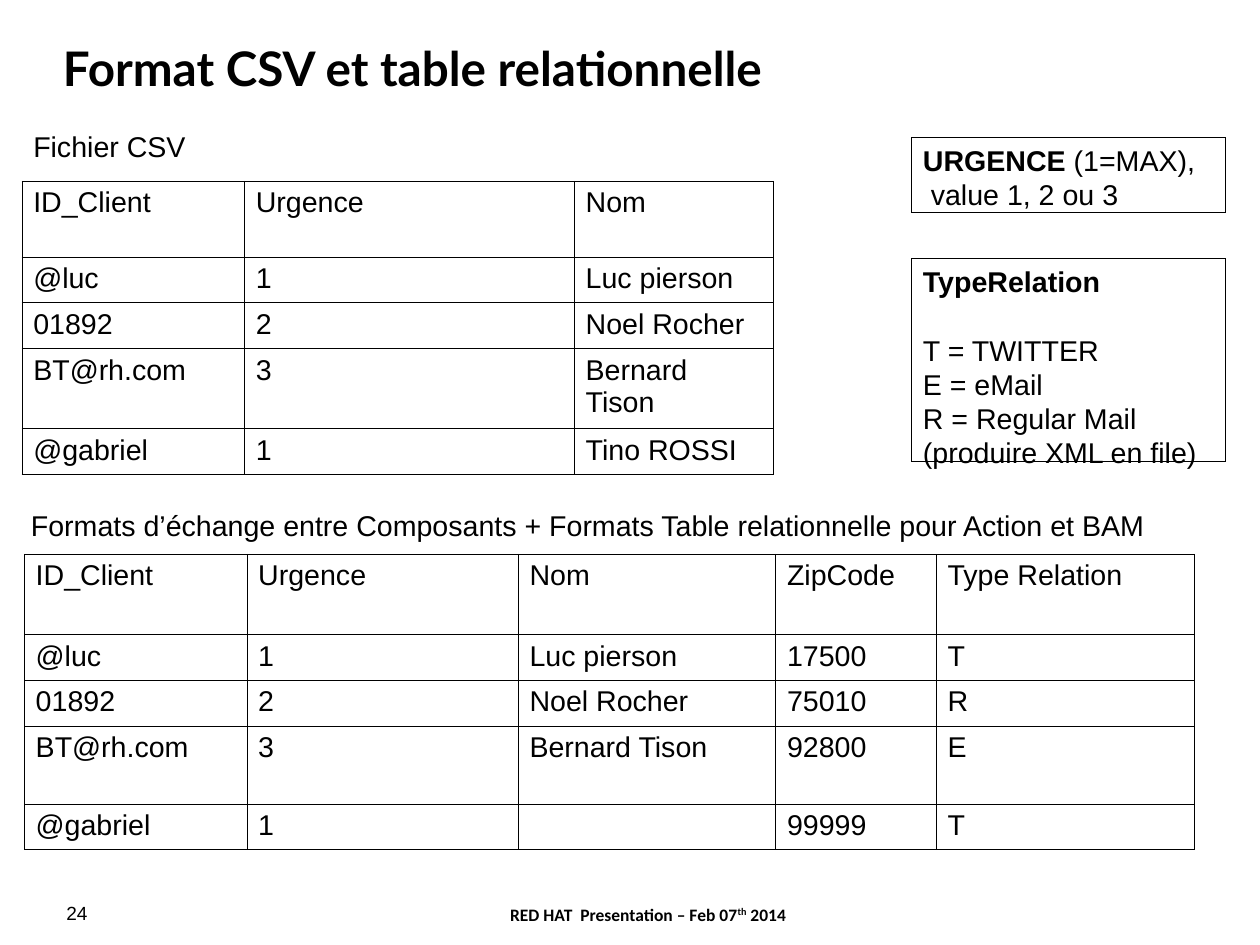
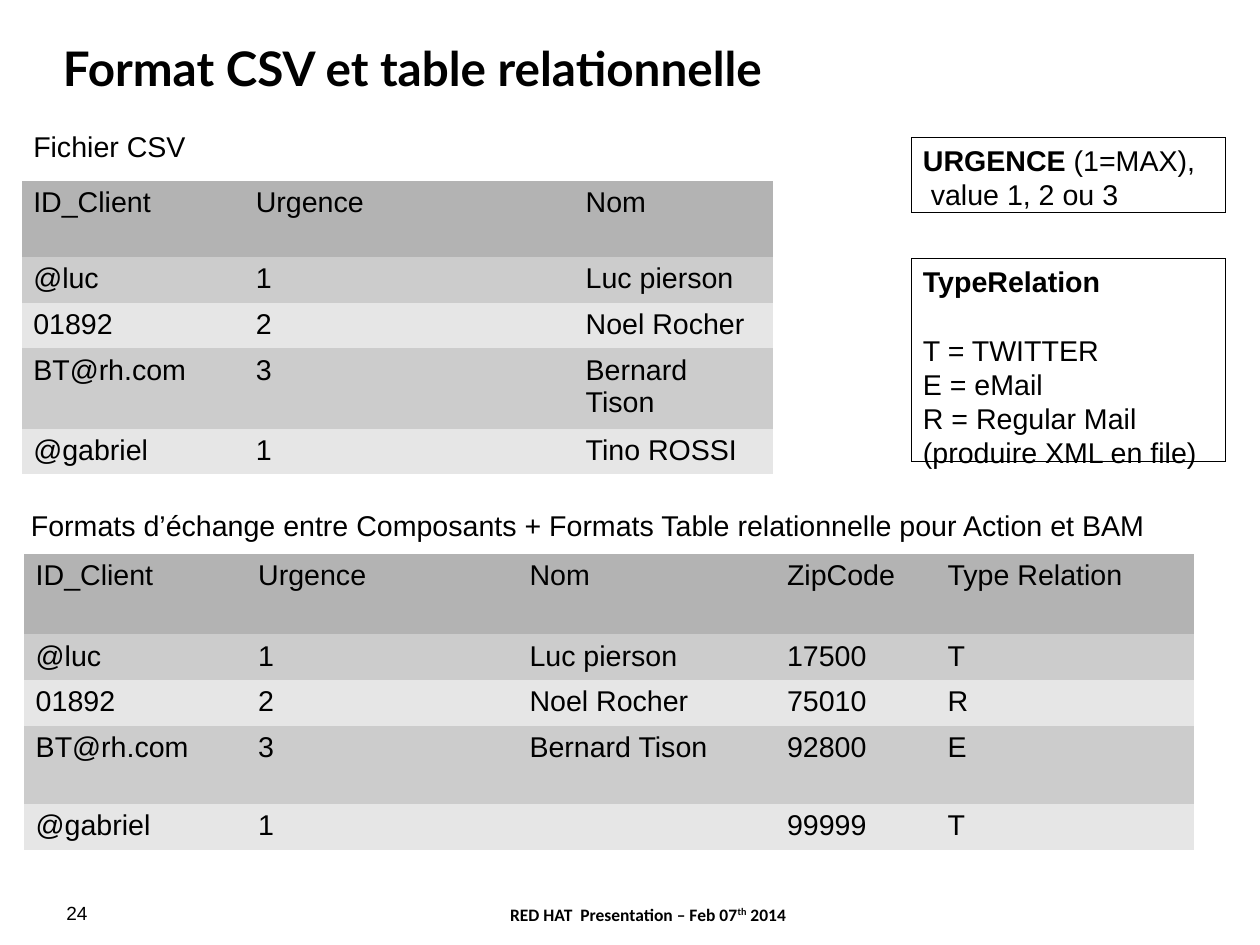
Before and after one commit to lucpierson/AngryClaim, a slide deck: slide 24 of 2014.02.07.JBossFSW.V2.odp. Drawn at 1260x945 pixels with LibreOffice and Linux fonts; fonts in the diff are those of the drawing; background and template pictures are left out. Boxes give left, top, right and bottom in pixels: in the first picture for what was removed or moved away, otherwise in the second. Text is boxed around its words. In the diff, an @@ line names an element or a change of style, - is before the commit and + after.

```diff
--- a/2014.02.07.JBossFSW.V2.odp
+++ b/2014.02.07.JBossFSW.V2.odp
@@ table at [22,182,774,469] @@
@@ fill none to #B3B3B3 in row 1 @@
@@ fill none to #CCCCCC in 6 cells @@
@@ fill none to #E6E6E6 in 6 cells @@
@@ borders changed @@
@@ table at [24,555,1193,845] @@
@@ fill none to #B3B3B3 in row 1 @@
@@ fill none to #CCCCCC in 10 cells @@
@@ fill none to #E6E6E6 in 9 cells @@
@@ borders changed @@
```
Also in this commit, not shown: 1 other slide changed, 3 other files.
